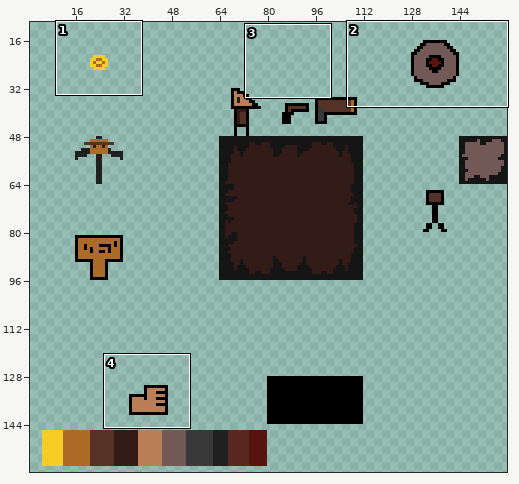
Sprite sheet -- assets/tiles.png. Above: a wide view before the commit, with the close-up outlined.
Close-up. Before the edit:
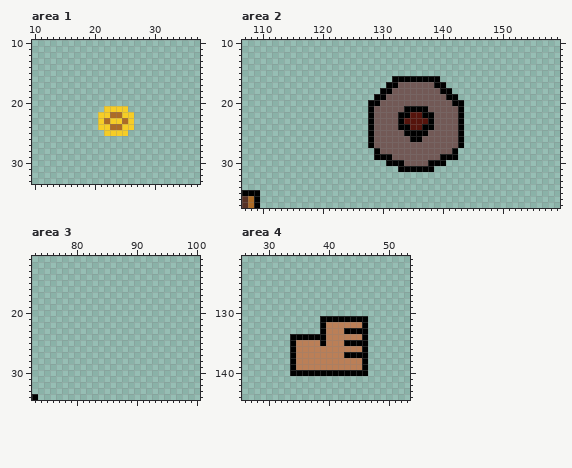
The file is 160x160 pixels. Shown: area 1: x 10..37, y 10..33; area 2: x 107..159, y 10..37; area 3: x 73..100, y 11..34; area 4: x 26..53, y 121..144. The wide view leaves out empty margins.
After:
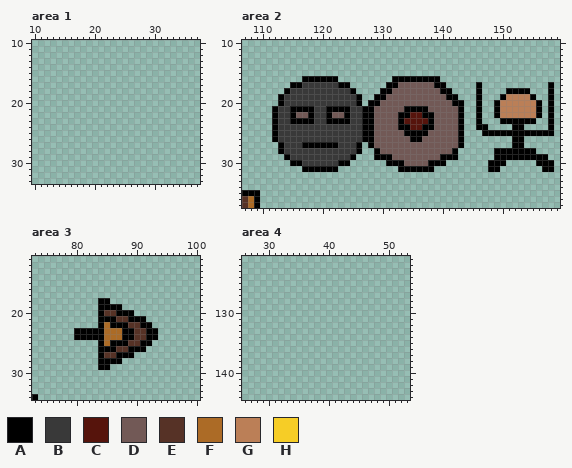
Palette (. is transparent): A #000000  B #393939  C #56140c  D #725956  E #563226  F #ac6b26  G #bb7f57  H #f6cd26
What changed:
Area 1:
y 21: x 22..25 HHHH -> ....
y 22: x 21..26 HHFFHH -> ......
y 23: x 21..26 HFHHFH -> ......
y 24: x 21..26 HHFFHH -> ......
y 25: x 22..25 HHHH -> ....
Area 2:
y 16: x 117..122 ...... -> AAAAAA
y 17: x 115..124 .......... -> AABBBBBBAA; x 146 . -> A; x 158 . -> A
y 18: x 114..125 ............ -> ABBBBBBBBBBA; x 146 . -> A; x 151..154 .... -> AAAA; x 158 . -> A
y 19: x 113..126 .............. -> ABBBBBBBBBBBBA; x 146 . -> A; x 150..155 ...... -> AGGGGA; x 158 . -> A
y 20: x 113..126 .............. -> ABBBBBBBBBBBBA; x 146 . -> A; x 149..156 ........ -> AGGGGGGA; x 158 . -> A
y 21: x 112..127 ................ -> ABBAAAABBAAAABBA; x 146 . -> A; x 149..156 ........ -> AGGGGGGA; x 158 . -> A
y 22: x 112..127 ................ -> ABBADDABBADDABBA; x 146 . -> A; x 149..156 ........ -> AGGGGGGA; x 158 . -> A
y 23: x 112..127 ................ -> ABBAAAABBAAAABBA; x 146 . -> A; x 150..155 ...... -> AAAAAA; x 158 . -> A
y 24: x 112..127 ................ -> ABBBBBBBBBBBBBBA; x 146..147 .. -> AA; x 152..153 .. -> AA; x 158 . -> A
y 25: x 112..127 ................ -> ABBBBBBBBBBBBBBA; x 147..158 ............ -> AAAAAAAAAAAA
y 26: x 112..127 ................ -> ABBBBBBBBBBBBBBA; x 152..153 .. -> AA
y 27: x 113..126 .............. -> ABBBAAAAAABBBA; x 152..153 .. -> AA
y 28: x 113..126 .............. -> ABBBBBBBBBBBBA; x 149..155 ....... -> AAAAAAA
y 29: x 114..125 ............ -> ABBBBBBBBBBA; x 149..157 ......... -> AAAAAAAAA
y 30: x 115..124 .......... -> AABBBBBBAA; x 148..150 ... -> AAA; x 156..158 ... -> AAA
y 31: x 117..122 ...... -> AAAAAA; x 148..149 .. -> AA; x 157..158 .. -> AA
Area 3:
y 18: x 84..85 .. -> AA
y 19: x 84..87 .... -> AAAA
y 20: x 84..89 ...... -> AEEAAA
y 21: x 84..91 ........ -> AAAEEAAA
y 22: x 84..92 ......... -> AFAAAEEAA
y 23..24: x 80..93 .............. -> AAAAAFFFAAEEAA
y 25: x 84..92 ......... -> AFAAAEEAA
y 26: x 84..91 ........ -> AAAEEAAA
y 27: x 84..89 ...... -> AEEAAA
y 28: x 84..87 .... -> AAAA
y 29: x 84..85 .. -> AA
Area 4:
y 131: x 39..46 AAAAAAAA -> ........
y 132: x 39..46 AGGGGGGA -> ........
y 133: x 39..46 AGGGAAAA -> ........
y 134: x 34..46 AAAAAAGGGGGGA -> .............
y 135: x 34..46 AGGGGAGGGAAAA -> .............
y 136: x 34..46 AGGGGGGGGGGGA -> .............
y 137: x 34..46 AGGGGGGGGAAAA -> .............
y 138..139: x 34..46 AGGGGGGGGGGGA -> .............
y 140: x 34..46 AAAAAAAAAAAAA -> .............
Changed places in both close-ups, as pixel boxes (x1, y1, x2, y2):
erased: (98, 106, 134, 136)
added: (272, 76, 368, 172)
added: (476, 82, 554, 172)
added: (74, 298, 158, 370)
erased: (290, 316, 368, 376)
